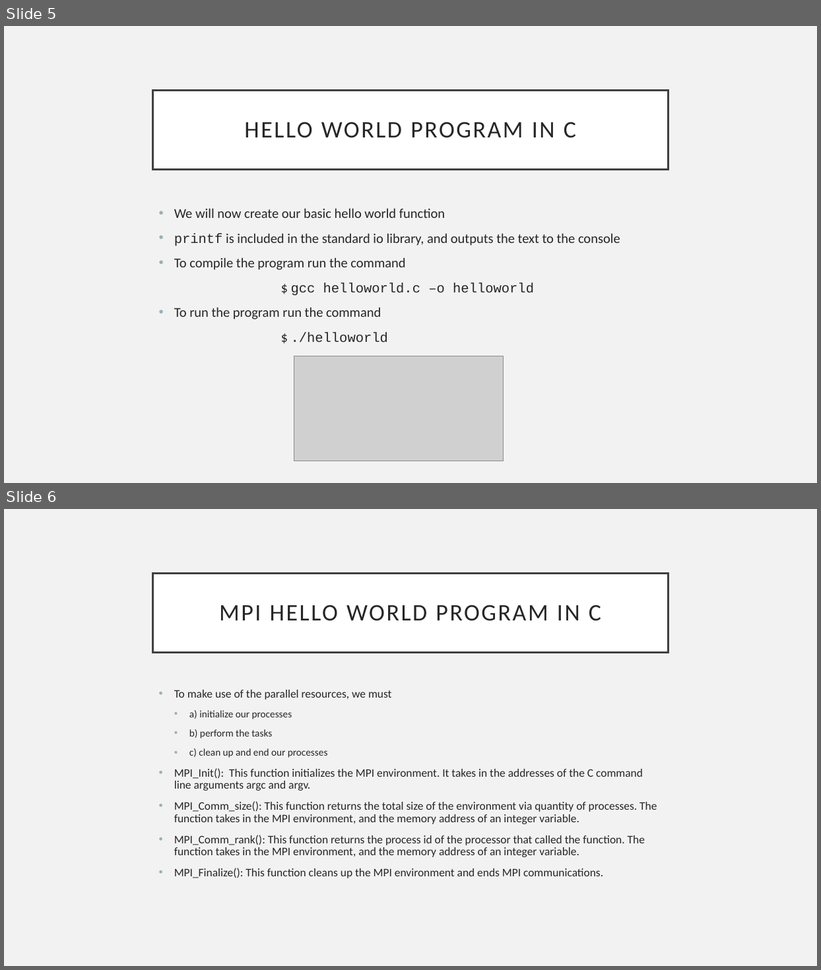
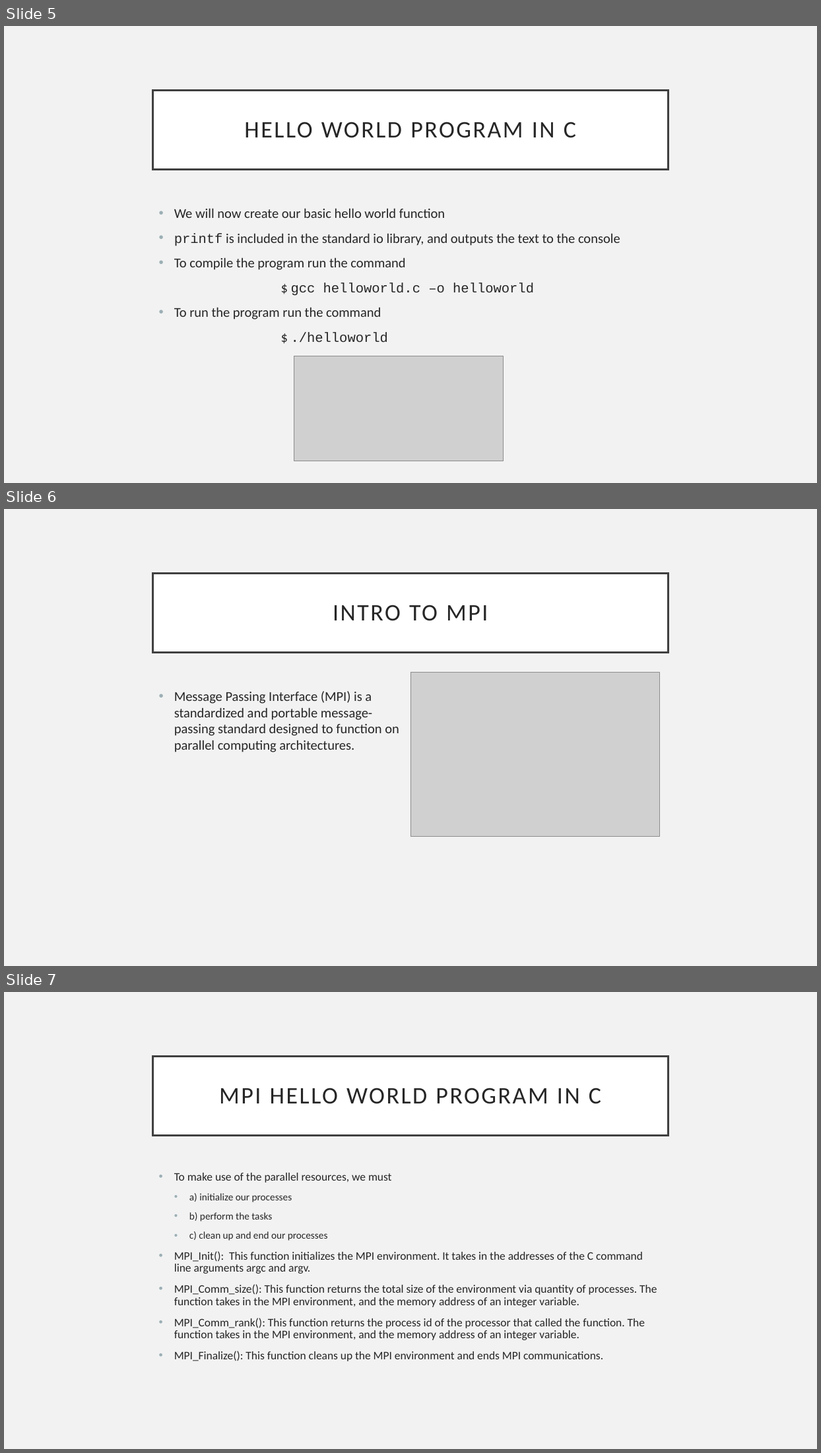
Before and after one commit to Andrewpensoneault/Intro-Parallel-Computing, a slide deck: Lectures/Lecture 3/lecture3.pptx. Shown one above the other, each under a label of ours: slides 5 and 6 before the commit, slides 5, 6 and 7 after it. The pictures are 821x970 and 821x1453 pixels, drawn with LibreOffice and Linux fonts; fonts in the diff are those of the drawing; grey boxes stand for pictures. Boxes give left, top, right and bottom in pixels: in the first picture for what was removed or moved away, otherwise in the second. Text is boxed around its words. In the diff, an @@ line names an element or a change of style, - is before the commit and + after.

```diff
--- a/Lectures/Lecture 3/lecture3.pptx
+++ b/Lectures/Lecture 3/lecture3.pptx
@@ slide 6 added at [4, 509, 817, 966], background #F2F2F2 @@
@@ title added at [153, 573, 668, 652], fill #FFFFFF, outline #404040 2.5 pt, 28 pt, text #262626 @@
+INTRO TO MPI
@@ picture added at [411, 673, 660, 836] @@
@@ text added at [174, 691, 399, 753], 16 pt, text #262626 @@
+• Message Passing Interface (MPI) is a standardized and portable message-passing standard designed to function on parallel computing architectures.
@@ what was slide 6 is now slide 7 @@
```
